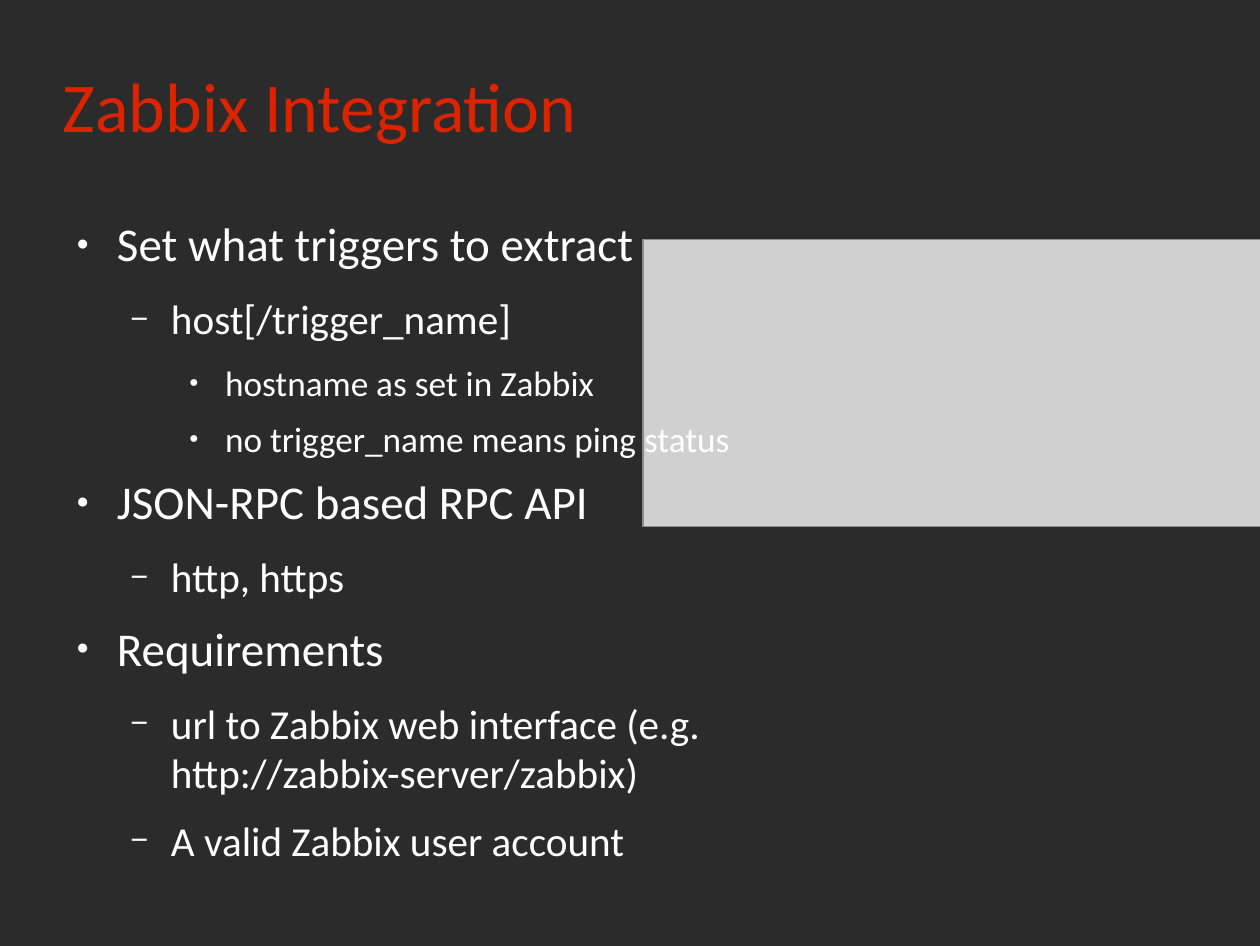
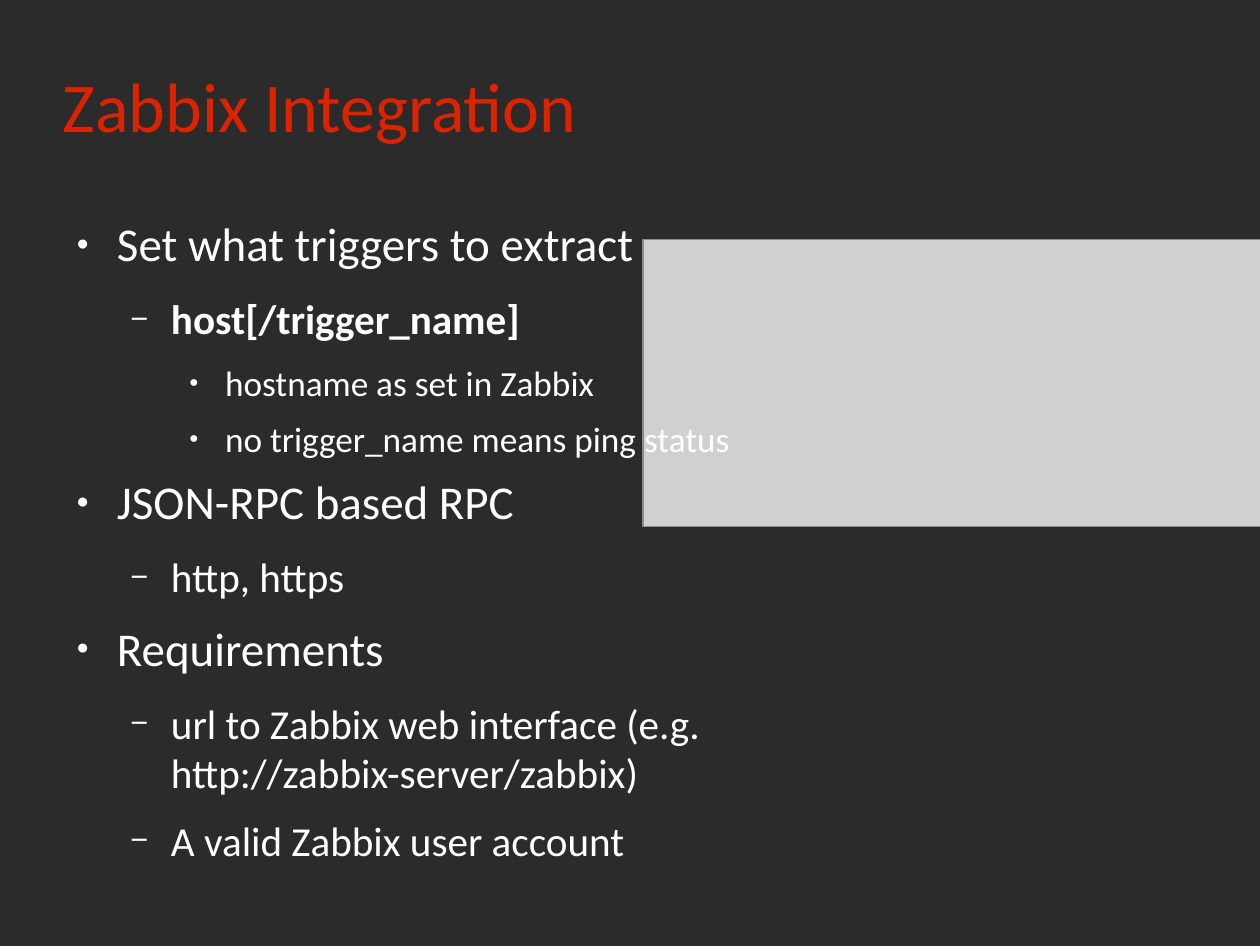
Before and after one commit to rchakode/realopinsight, a slide deck: slide 23 of doc/talks/rmll-2013.odp (slide 22 before the commit). Drawn at 1260x946 pixels with LibreOffice and Linux fonts; fonts in the diff are those of the drawing; grey boxes stand for pictures; background and template pictures are left out; a plain dark background stands for a picture behind light text. Boxes give left, top, right and bottom in pixels: in the first picture for what was removed or moved away, otherwise in the second. Text is boxed around its words. In the diff, an @@ line names an element or a change of style, - is before the commit and + after.

```diff
--- a/doc/talks/rmll-2013.odp
+++ b/doc/talks/rmll-2013.odp
@@ text "Set what triggers to extract" at [117, 228, 729, 857]: bold on in "host[/trigger_name]" @@
@@ text at [117, 486, 514, 520]: text changed @@
-● JSON-RPC based RPC API
+● JSON-RPC based RPC
```
Also in this commit, not shown: 9 other slides changed, 4 slides added, 3 slides removed, 2 other files.
